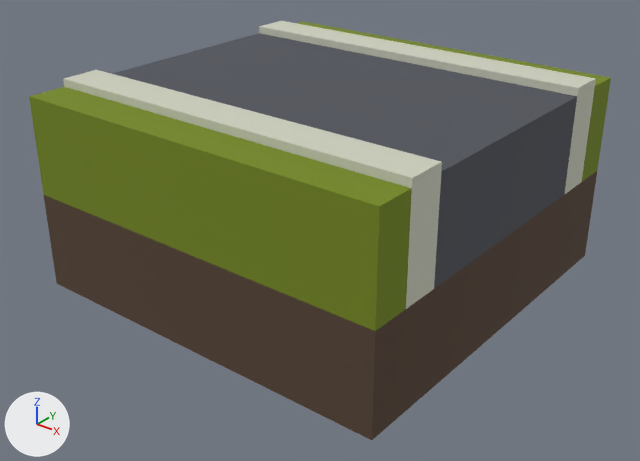
The COLLADA model src/objects/landscape/grass-street.dae: old version first, new version second.
One viewpoint serves both versions: a camera (50 mm lens) standing at (6.42, -8.21, 5.61) and looking at (0.09, -0.3, 0.71). Arrows for +X, +Y and +Z are at lower left; the lights stay in place. Vertices at the same position are counted once.

In view in the first picture: 'street.1'.
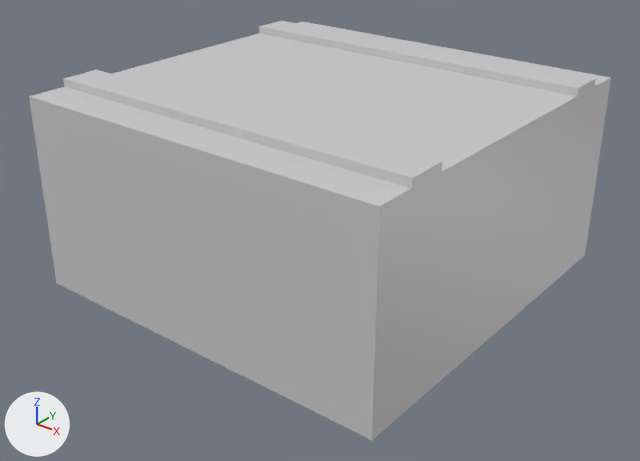
What changed in the scene script:
```text
Add mat_mat:
    mat_mat = principled_material('Mat')
    mat_mat.base_color = (0.604, 0.604, 0.604)  # light grey #cccccc
    mat_mat.roughness = 0.42
Change me_street_1:
    where me_street_1.from_pydata(...)  # 36 vertices, 36 faces; spans x -2.5..2.5, y -2.5..2.5, z 0.0..2.6
    used by ob_street_1; location = (0.0, 0.0, 0.0)
    me_street_1 part 1: all 6 faces that had it switch from mat_street (dark grey #50535b) to mat_mat (light grey #cccccc)
    me_street_1 part 2: all 12 faces that had it switch from mat_street_boundary (light grey #ced0bf) to mat_mat (light grey #cccccc)
    me_street_1 part 3: all 12 faces that had it switch from mat_gras (green #758918) to mat_mat (light grey #cccccc)
    me_street_1 part 4: all 6 faces that had it switch from mat_dirt (brown #564334) to mat_mat (light grey #cccccc)
```

Pixel boxes (x1, y1, x2, y2) of what changed, in the pictures (640 x 461 px):
part 1 of me_street_1, recoloured
    both: (112, 33, 577, 289)
part 2 of me_street_1, recoloured
    both: (63, 21, 596, 309)
part 3 of me_street_1, recoloured (green to grey)
    both: (29, 21, 611, 331)
part 4 of me_street_1, recoloured (brown to grey)
    both: (44, 171, 597, 440)
